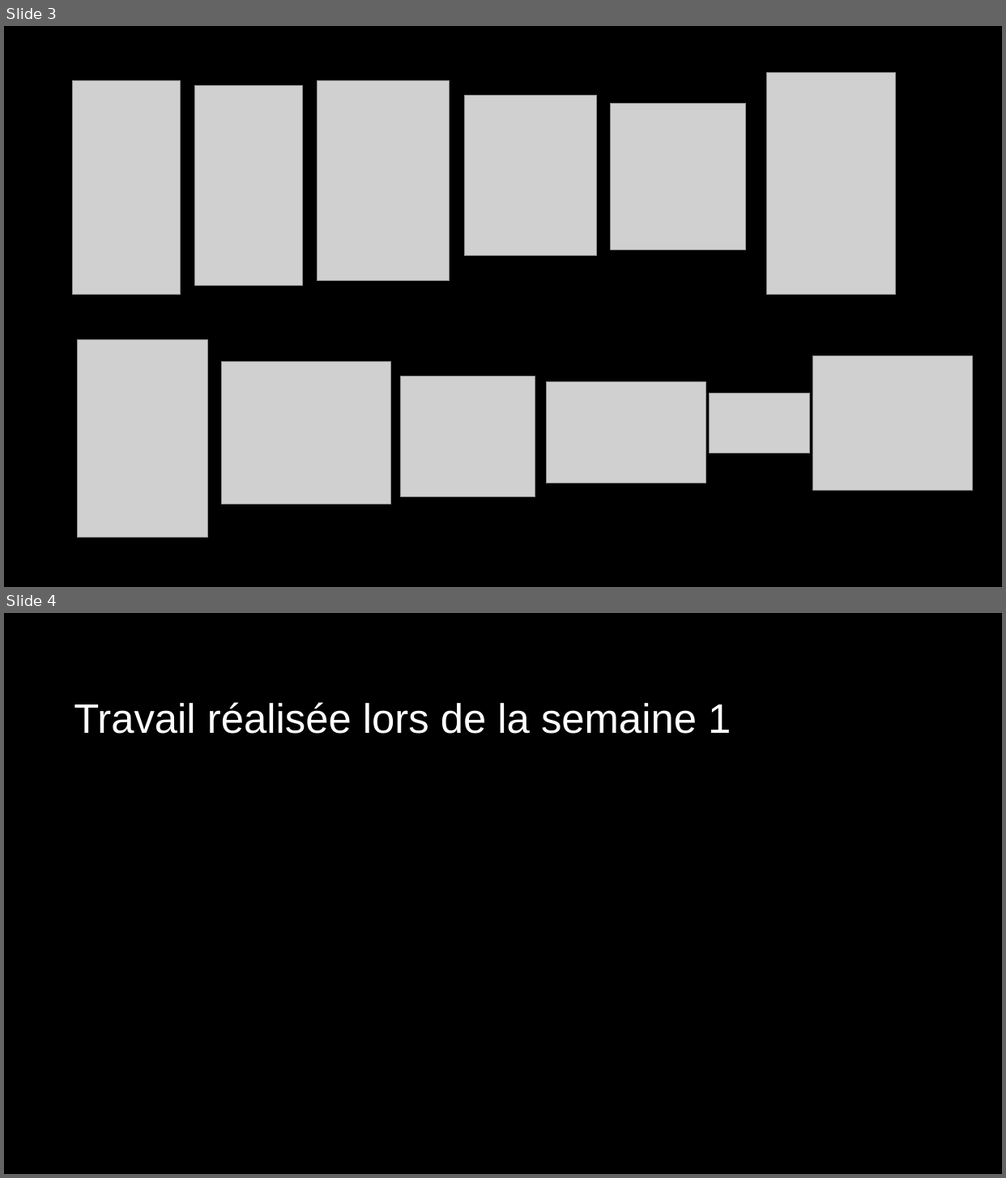
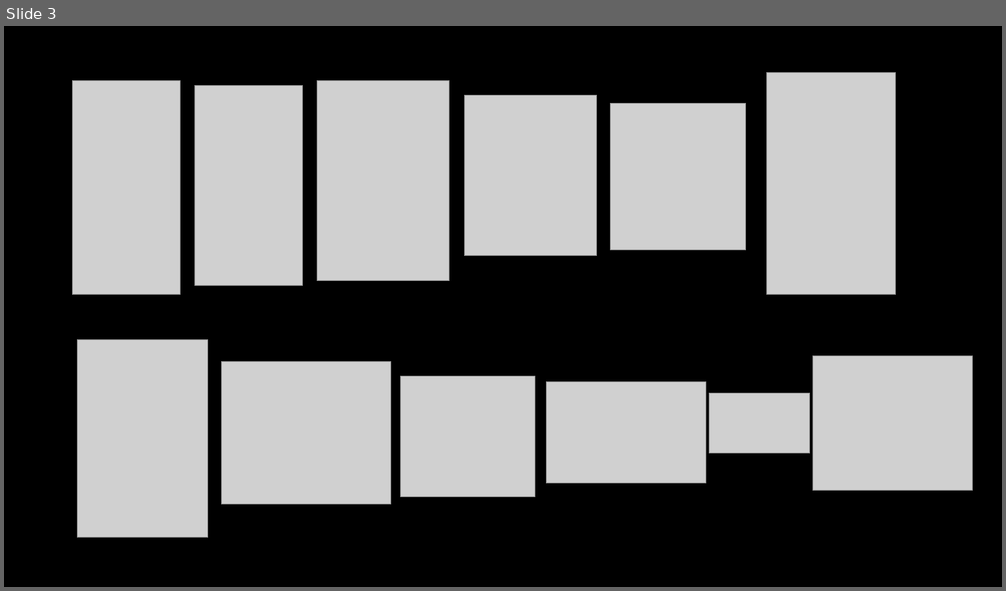
Before and after one commit to maxThoor/Formula-1-Race-Data, a slide deck: Gestion de projet/Présentation semaine 3.pptx. Shown one above the other, each under a label of ours: slides 3 and 4 before the commit, slide 3 after it. The pictures are 1006x1178 and 1006x591 pixels, drawn with LibreOffice and Linux fonts; fonts in the diff are those of the drawing; grey boxes stand for pictures. Boxes give left, top, right and bottom in pixels: in the first picture for what was removed or moved away, otherwise in the second. Text is boxed around its words. In the diff, an @@ line names an element or a change of style, - is before the commit and + after.

Commit message:
Présentation semaine 3

```diff
--- a/Gestion de projet/Présentation semaine 3.pptx
+++ b/Gestion de projet/Présentation semaine 3.pptx
@@ slide 4 removed at [4,613,1002,1174], background #000000 @@
@@ title removed at [74,702,731,734] @@
-Travail réalisée lors de la semaine 1
```
Also in this commit, not shown: 2 slides changed.
